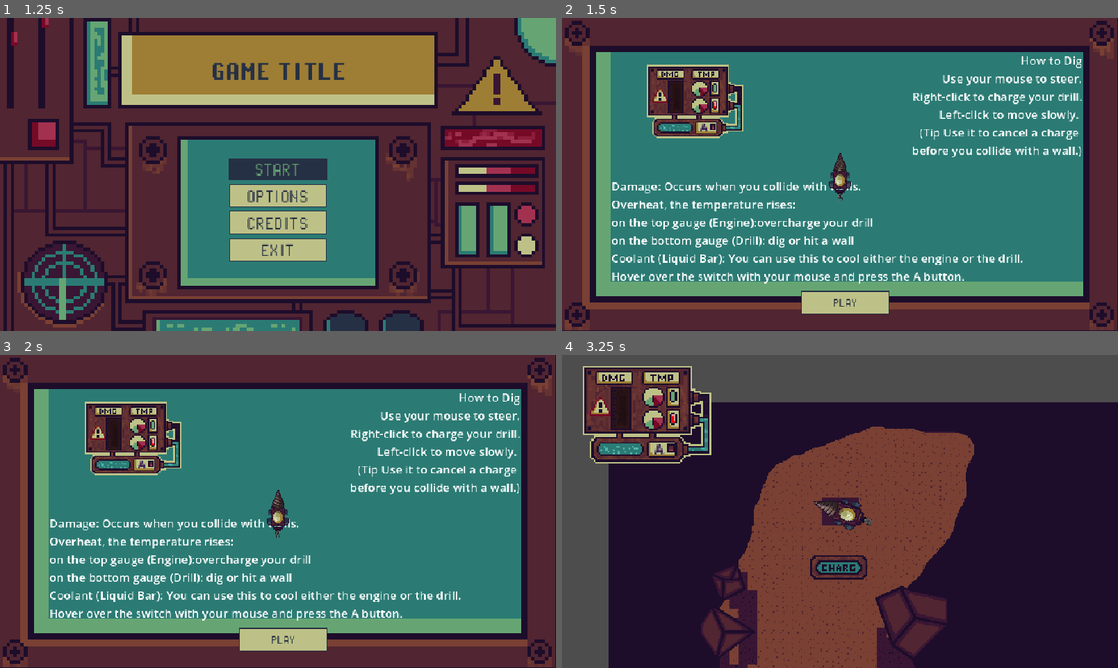
Above: before the commit, frames 1-4 (two rows, left to right).
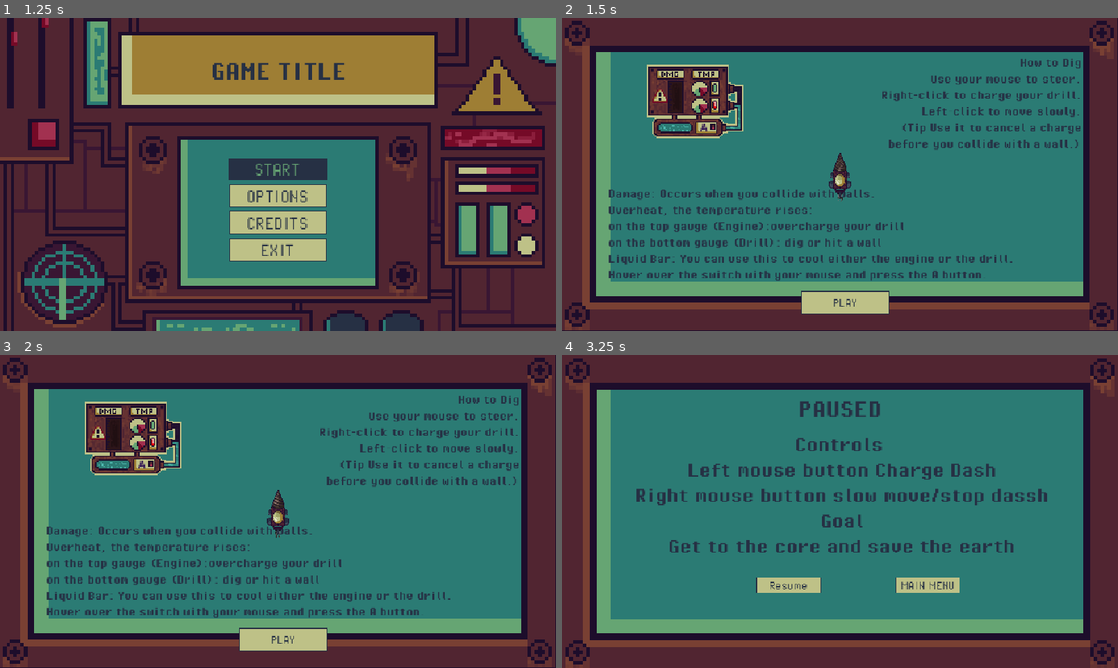
Above: after the commit, the same moments.

Repository: indie-ian/save-the-core
Game: Godot game, scene res://global/managers/manager.tscn
Same seed, same stepped clock (60 frames per second), same inputs: the game is played once before the commit and once after it.
Inputs (mouse positions are in pixels of both pictures, inside the frame that each line leads up to):
- Up to frame 1 (1.25 s): hold Up (ui_up) from 0.53 s (still down); hold P (p, bound only after the commit) from 0.53 s (still down); click (278, 174) at 0.67 s
- Up to frame 2 (1.5 s): release Up (ui_up) at 1.25 s; release P (p, bound only after the commit) at 1.25 s; click "START" at 1.25 s
- Up to frame 3 (2 s): no input
- Up to frame 4 (3.25 s): click "PLAY" at 2 s; move the mouse to (662, 448) at 2.77 s; tap A (coolingbutton) at 2.85 s; click (662, 448) at 2.92 s; tap P (p, bound only after the commit) at 3.05 s

Frame 1 is identical in both runs. In frame 2, 8.9% of the frame differs, in the area x 8-94%, y 12-85%; in frame 3, 8.9%; in frame 4, 96%, in the area x 0-100%, y 0-100%.

Commit message:
pause ui

Diff:
--- a/project.godot
+++ b/project.godot
@@ -62,6 +62,11 @@
 "events": [Object(InputEventMouseButton,"resource_local_to_scene":false,"resource_name":"","device":-1,"window_id":0,"a …(257 unchanged characters)…
 ]
 }
+p={
+"deadzone": 0.2,
+"events": [Object(InputEventKey,"resource_local_to_scene":false,"resource_name":"","device":-1,"window_id":0,"alt_pressed":false,"shift_pressed":false,"ctrl_pressed":false,"meta_pressed":false,"pressed":false,"keycode":0,"physical_keycode":80,"key_label":0,"unicode":112,"location":0,"echo":false,"script":null)
+]
+}
 
 [physics]
 
--- a/sandbox/player_rig.gd
+++ b/sandbox/player_rig.gd
@@ -545,3 +545,8 @@
 		dash_cool_down.hide()
 		timer_dash.hide()
 	)
+
+func _unhandled_input(event: InputEvent) -> void:
+	if event.is_action_pressed("ui_cancel") || Input.is_action_pressed("p"):
+		if not is_instance_valid(Global.manager.current_pause):
+			Global.manager.update_pause_tree("uid://bf8i32hypx3yt")
--- /dev/null
+++ b/ui/menus/Pause/pause_menu.gd
@@ -0,0 +1,36 @@
+extends Control
+
+@onready var resume_button: Button = $Resume
+@onready var main_menu_button: Button = $MainButton
+
+func _ready() -> void:
+	get_tree().paused = true
+
+	resume_button.pressed.connect(_on_resume_pressed)
+	main_menu_button.pressed.connect(_on_main_menu_pressed)
+
+func _unhandled_input(event: InputEvent) -> void:
+	if event.is_action_pressed("ui_cancel") || Input.is_action_pressed("p"):
+		_on_resume_pressed()
+
+func _on_resume_pressed() -> void:
+	get_tree().paused = false
+	Global.manager.current_pause = null
+	queue_free()
+
+func _on_main_menu_pressed() -> void:
+	get_tree().paused = false
+
+	Global.manager.current_pause = null
+	queue_free()
+
+	if is_instance_valid(Global.manager.current_node2d):
+		Global.manager.current_node2d.queue_free()
+	Global.manager.current_node2d = null
+
+	Global.manager.update_ui_tree(Library.MAIN_MENU_SCENE)
+
+func _input(event: InputEvent) -> void:
+	if event.is_action_pressed("ui_cancel") || Input.is_action_pressed("p") :
+		get_viewport().set_input_as_handled()
+		_on_resume_pressed()
--- /dev/null
+++ b/ui/menus/Pause/pause_menu.tscn
@@ -0,0 +1,81 @@
+[gd_scene format=3 uid="uid://bf8i32hypx3yt"]
+
+[ext_resource type="Script" uid="uid://dcj8281sdxcvt" path="res://ui/menus/Pause/pause_menu.gd" id="1_13tem"]
+[ext_resource type="Texture2D" uid="uid://t152hmm58dyb" path="res://ui/menus/options/background2.png" id="2_ygp8d"]
+[ext_resource type="Theme" uid="uid://cfr3f6n5orvpt" path="res://ui/menus/themes/menu_theme.tres" id="3_s2y1u"]
+
+[sub_resource type="StyleBoxTexture" id="StyleBoxTexture_fxuyb"]
+texture = ExtResource("2_ygp8d")
+
+[node name="PauseMenu" type="Control" unique_id=174605805]
+process_mode = 3
+layout_mode = 3
+anchors_preset = 15
+anchor_right = 1.0
+anchor_bottom = 1.0
+grow_horizontal = 2
+grow_vertical = 2
+script = ExtResource("1_13tem")
+
+[node name="Panel" type="Panel" parent="." unique_id=2107246292]
+layout_mode = 0
+offset_right = 960.0
+offset_bottom = 540.0
+theme_override_styles/panel = SubResource("StyleBoxTexture_fxuyb")
+
+[node name="TitleMargin" type="MarginContainer" parent="." unique_id=878753214]
+layout_mode = 1
+anchors_preset = 5
+anchor_left = 0.5
+anchor_right = 0.5
+offset_left = -103.5
+offset_right = 103.5
+offset_bottom = 152.0
+grow_horizontal = 2
+theme_override_constants/margin_top = 32
+
+[node name="TitleLabel" type="Label" parent="TitleMargin" unique_id=359847314]
+layout_mode = 2
+theme = ExtResource("3_s2y1u")
+theme_type_variation = &"TitleTextLabel"
+text = "PAUSED"
+horizontal_alignment = 1
+vertical_alignment = 1
+
+[node name="text" type="Label" parent="." unique_id=178316951]
+layout_mode = 0
+offset_left = 56.0
+offset_top = 112.0
+offset_right = 911.0
+offset_bottom = 415.0
+theme = ExtResource("3_s2y1u")
+theme_type_variation = &"TitleTextLabel"
+theme_override_font_sizes/font_size = 40
+text = "Controls
+Left mouse button Charge Dash
+Right mouse button slow move/stop dassh
+Goal
+Get to the core and save the earth
+"
+horizontal_alignment = 1
+vertical_alignment = 1
+
+[node name="MainButton" type="Button" parent="." unique_id=1530199637]
+layout_mode = 0
+offset_left = 584.0
+offset_top = 384.0
+offset_right = 679.0
+offset_bottom = 411.0
+theme = ExtResource("3_s2y1u")
+text = "MAIN MENU"
+
+[node name="Resume" type="Button" parent="." unique_id=912643616]
+layout_mode = 0
+offset_left = 344.0
+offset_top = 384.0
+offset_right = 439.0
+offset_bottom = 411.0
+theme = ExtResource("3_s2y1u")
+text = "Resume
+"
+metadata/_edit_use_anchors_ = true
--- a/ui/tutorial/tutorial.tscn
+++ b/ui/tutorial/tutorial.tscn
@@ -37,36 +37,6 @@
 offset_bottom = 540.0
 theme_override_styles/panel = SubResource("StyleBoxTexture_gj5rp")
 
-[node name="Label" type="Label" parent="." unique_id=41048137]
-layout_mode = 0
-offset_left = 529.0
-offset_top = 60.0
-offset_right = 899.0
-offset_bottom = 279.0
-theme_override_font_sizes/font_size = 20
-text = "How to Dig
-Use your mouse to steer.
-Right-click to charge your drill.
-Left-click to move slowly.
-(Tip Use it to cancel a charge
-before you collide with a wall.)"
-horizontal_alignment = 2
-
-[node name="Label2" type="Label" parent="." unique_id=1218169341]
-layout_mode = 0
-offset_left = 86.0
-offset_top = 246.0
-offset_right = 944.0
-offset_bottom = 502.0
-theme_override_font_sizes/font_size = 20
-text = "
-Damage: Occurs when you collide with walls.
-Overheat, the temperature rises:
-on the top gauge (Engine):overcharge your drill
-on the bottom gauge (Drill): dig or hit a wall
-Coolant (Liquid Bar): You can use this to cool either the engine or the drill.
-Hover over the switch with your mouse and press the A button."
-
 [node name="RigidBody2D" parent="." unique_id=945059762 instance=ExtResource("2_8pb1l")]
 position = Vector2(481.00003, 271)
 scale = Vector2(1.5, 1.5)
@@ -97,4 +67,42 @@
 offset_bottom = 512.0
 text = "PLAY"
 
+[node name="text" type="Label" parent="." unique_id=930385363]
+layout_mode = 0
+offset_left = 552.0
+offset_top = 65.0
+offset_right = 898.0
+offset_bottom = 258.0
+theme = ExtResource("1_104xa")
+theme_type_variation = &"TitleTextLabel"
+theme_override_font_sizes/font_size = 24
+text = "How to Dig
+Use your mouse to steer.
+Right-click to charge your drill.
+Left-click to move slowly.
+(Tip Use it to cancel a charge
+before you collide with a wall.)
+"
+horizontal_alignment = 2
+vertical_alignment = 1
+
+[node name="text2" type="Label" parent="." unique_id=1815823416]
+layout_mode = 0
+offset_left = 81.0
+offset_top = 263.0
+offset_right = 787.0
+offset_bottom = 484.0
+theme = ExtResource("1_104xa")
+theme_type_variation = &"TitleTextLabel"
+theme_override_font_sizes/font_size = 24
+text = "
+Damage: Occurs when you collide with walls.
+Overheat, the temperature rises:
+on the top gauge (Engine):overcharge your drill
+on the bottom gauge (Drill): dig or hit a wall
+Liquid Bar: You can use this to cool either the engine or the drill.
+Hover over the switch with your mouse and press the A button.
+"
+vertical_alignment = 1
+
 [connection signal="pressed" from="start" to="." method="_on_start_pressed"]
Not shown, added: ui/menus/Pause/pause_menu.gd.uid
